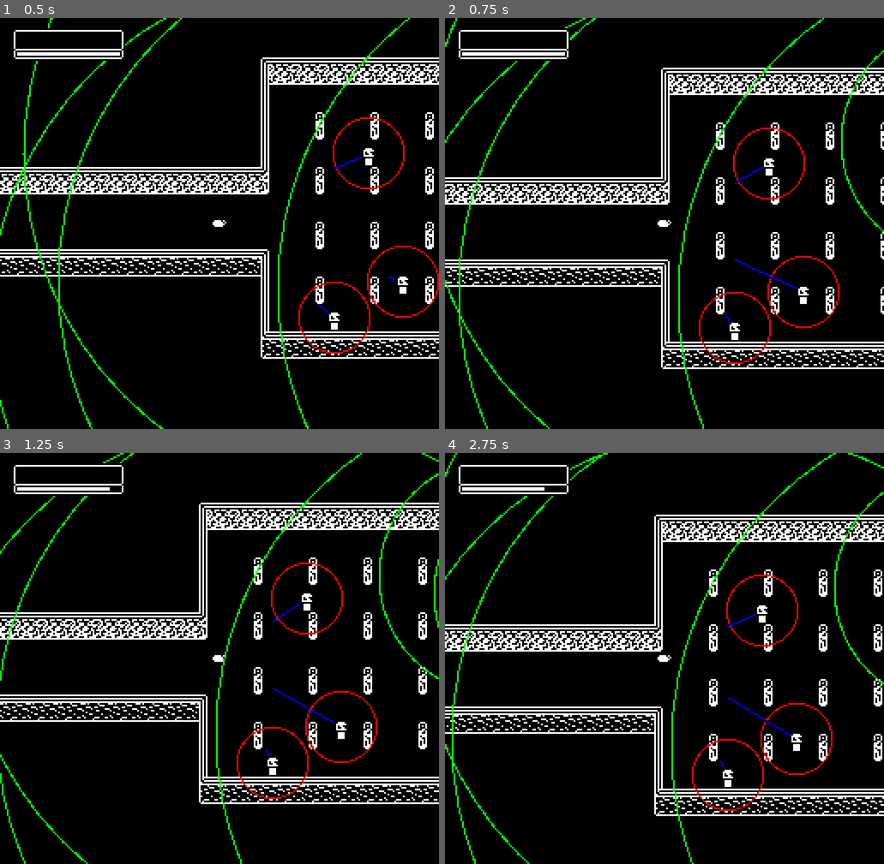
Above: before the commit, frames 1-4 (two rows, left to right).
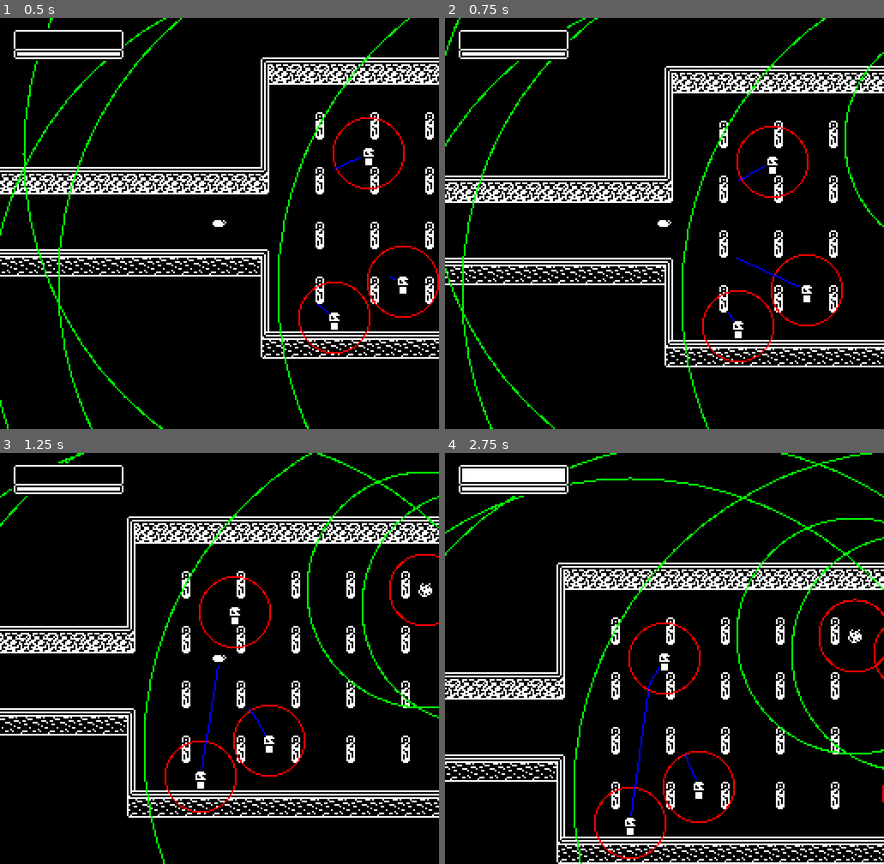
Above: after the commit, the same moments.

Repository: youknowedo/parasito
Game: Godot game, scene res://scenes/Master.tscn
Same seed, same stepped clock (60 frames per second), same inputs: the game is played once before the commit and once after it.
Inputs (mouse positions are in pixels of both pictures, inside the frame that each line leads up to):
- Up to frame 1 (0.5 s): no input
- Up to frame 2 (0.75 s): tap Enter at 0.5 s; move the mouse to (761, 202) at 0.52 s; hold D (move_right) from 0.53 s (still down); hold E (tertiary_action) from 0.53 s (still down)
- Up to frame 3 (1.25 s): keep holding D (move_right); keep holding E (tertiary_action)
- Up to frame 4 (2.75 s): move the mouse to (576, 679) at 1.27 s; release D (move_right) at 1.28 s; release E (tertiary_action) at 1.28 s; hold S (move_down) 1.28-2.03 s; click (576, 679) at 1.35 s; tap E (tertiary_action) at 1.55 s; move the mouse to (708, 568) at 2.02 s; hold D (move_right) from 2.03 s (still down); hold E (tertiary_action) from 2.03 s (still down); right-click (708, 568) at 2.1 s

Frame 1 is identical in both runs. In frame 2, 14% of the frame differs, in the area x 0-100%, y 0-100%; in frame 3, 18%; in frame 4, 21%.

Commit message:
Change player to state machine

Diff:
--- a/scenes/Master.gd
+++ b/scenes/Master.gd
@@ -20,7 +20,8 @@
 
 	current_room = rooms[current_room_index].instantiate()
 	current_room.position = Vector2.ZERO
-	player.actual_position = current_room.player_spawn_point.position
+	player.position = current_room.player_spawn_point.position
+	player.actual_position = player.position
 	current_room.enemies = enemies
 	exit_area.position = current_room.exit_point.position
 
--- a/scenes/objects/Player.tscn
+++ b/scenes/objects/Player.tscn
@@ -1,7 +1,13 @@
-[gd_scene load_steps=5 format=3 uid="uid://qyb5nrgqndmu"]
+[gd_scene load_steps=11 format=3 uid="uid://qyb5nrgqndmu"]
 
 [ext_resource type="Script" path="res://scripts/entities/Player.gd" id="1_yndod"]
 [ext_resource type="Texture2D" uid="uid://vbpuqie36xy6" path="res://sprites/parasite.png" id="2_tdph3"]
+[ext_resource type="Script" path="res://scripts/state_machines/StateMachine.gd" id="3_qlddb"]
+[ext_resource type="Script" path="res://scripts/state_machines/states/player/IdleState.gd" id="4_ywqco"]
+[ext_resource type="Script" path="res://scripts/state_machines/states/player/MovingState.gd" id="5_b7u2i"]
+[ext_resource type="Script" path="res://scripts/state_machines/states/player/LungingState.gd" id="6_ojp0b"]
+[ext_resource type="Script" path="res://scripts/state_machines/states/player/Possessing.gd" id="7_ekumq"]
+[ext_resource type="Script" path="res://scripts/state_machines/states/player/DeadState.gd" id="8_n4knn"]
 
 [sub_resource type="RectangleShape2D" id="RectangleShape2D_vvgu1"]
 size = Vector2(8, 8)
@@ -9,10 +15,10 @@
 [sub_resource type="RectangleShape2D" id="RectangleShape2D_ua5g8"]
 size = Vector2(4, 4)
 
-[node name="Player" type="CharacterBody2D" groups=["player"]]
+[node name="Player" type="CharacterBody2D" node_paths=PackedStringArray("state_machine") groups=["player"]]
 collision_layer = 2
 script = ExtResource("1_yndod")
-lunge_force = 8000.0
+state_machine = NodePath("StateMachine")
 speed = 1000.0
 max_health = 10
 health = 10
@@ -35,4 +41,24 @@
 
 [node name="Camera2D" type="Camera2D" parent="."]
 
-[connection signal="body_entered" from="Area2D" to="." method="_on_body_entered"]
+[node name="StateMachine" type="Node" parent="." node_paths=PackedStringArray("initial_state")]
+script = ExtResource("3_qlddb")
+initial_state = NodePath("Idle")
+
+[node name="Idle" type="Node" parent="StateMachine"]
+script = ExtResource("4_ywqco")
+
+[node name="Moving" type="Node" parent="StateMachine"]
+script = ExtResource("5_b7u2i")
+
+[node name="Lunging" type="Node" parent="StateMachine"]
+script = ExtResource("6_ojp0b")
+lunge_force = 8000.0
+
+[node name="Possessing" type="Node" parent="StateMachine"]
+script = ExtResource("7_ekumq")
+
+[node name="Dead" type="Node" parent="StateMachine"]
+script = ExtResource("8_n4knn")
+
+[connection signal="body_entered" from="Area2D" to="StateMachine/Lunging" method="_on_body_entered"]
--- a/scripts/entities/Player.gd
+++ b/scripts/entities/Player.gd
@@ -4,15 +4,9 @@
 signal player_health_set(health: int, max_health: int, host_health: int, max_host_health: int)
 signal died()
 
+@export var state_machine: StateMachine
 @export var passive_damage_timer_duration = 1.0
-@export var lunge_force = 500.0
-@export var lunge_duration = 0.2
-
 @onready var passive_damage_timer = passive_damage_timer_duration
-
-var is_lunging = false
-var lunge_timer = 0.0
-var lunge_direction = Vector2.ZERO
 
 var host: Host = null
 
@@ -20,71 +14,10 @@
 	player_health_set.emit(health, max_health, 0, 0)
 	actual_position = position
 
-func _process(delta):
-	if health <= 0:
-		return
-
-	if Input.is_action_just_pressed("tertiary_action"):
-		lunge()
-
-	if host:
-		return
-
-	passive_damage_timer -= delta
-	if passive_damage_timer <= 0:
-		passive_damage_timer = passive_damage_timer_duration
-		damage(1)
-
-	if is_lunging:
-		lunge_timer -= delta
-		if lunge_timer <= 0:
-			is_lunging = false
-
-			collision_mask = 0b0111
-
-		velocity = lunge_direction * lunge_force * delta
-
-	else:
-		var input_direction = Input.get_vector("move_left", "move_right", "move_up", "move_down")
-
-		velocity = input_direction * speed * delta
-
-	position = actual_position
-	move_and_slide()
-	actual_position = position
-	position = position.round()
-
-func lunge():
-	is_lunging = true
-	lunge_timer = lunge_duration
-
-	collision_mask = 0b0011
-
-	var mouse_position = get_global_mouse_position()
-	lunge_direction = (mouse_position - global_position).normalized()
-
-	if host:
-		host.occupier = null
-		host = null
-		collision_layer = 0b0010
-
-func _on_body_entered(body: Node2D) -> void:
-	if !body.is_in_group("host"):
-		return
-
-	position = body.global_position
-	actual_position = position
-	host = body
-	_on_health_set(health, host.health)
-	collision_layer = 0b0100
-	host.occupier = self
-
-	is_lunging = false
-	lunge_timer = 0.0
-
 func _on_health_set(_new_health: int, _max_health: int) -> void:
 	player_health_set.emit(health, max_health, host.health if host else 0, host.max_health if host else 0)
 
 func _on_damage():
 	if health <= 0:
+		state_machine._transition_to_next_state("Dead")
 		died.emit()
--- a/scripts/entities/hostiles/hosts/Guard.gd
+++ b/scripts/entities/hostiles/hosts/Guard.gd
@@ -1,7 +1,7 @@
 extends Host
 
 @export var attack_damage = 5
-@export var dash_force = 500.0
+@export var dash_force = 8000.0
 @export var dash_duration = 0.2
 
 var is_dashing = false
@@ -36,7 +36,6 @@
 
 		var direction = (attack_target.global_position - global_position).normalized()
 		velocity = direction * speed * delta
-		print(collision_mask)
 		move_and_slide()
 		return true
 	else:
--- /dev/null
+++ b/scripts/state_machines/State.gd
@@ -0,0 +1,18 @@
+class_name State extends Node
+
+signal finished(_next_state_path: String, _data: Dictionary)
+
+func handle_input(_event: InputEvent) -> void:
+	pass
+
+func update(_delta: float) -> void:
+	pass
+
+func physics_update(_delta: float) -> void:
+	pass
+
+func enter(_previous_state_path: String, _data := {}) -> void:
+	pass
+
+func exit() -> void:
+	pass
--- /dev/null
+++ b/scripts/state_machines/StateMachine.gd
@@ -0,0 +1,38 @@
+class_name StateMachine extends Node
+
+@export var initial_state: State = null
+
+@onready var state: State = (func get_initial_state() -> State:
+	return initial_state if initial_state != null else get_child(0)
+).call()
+
+
+func _ready() -> void:
+	for state_node: State in find_children("*", "State"):
+		state_node.finished.connect(_transition_to_next_state)
+
+	await owner.ready
+	state.enter("")
+
+
+func _unhandled_input(event: InputEvent) -> void:
+	state.handle_input(event)
+
+
+func _process(delta: float) -> void:
+	state.update(delta)
+
+
+func _physics_process(delta: float) -> void:
+	state.physics_update(delta)
+
+
+func _transition_to_next_state(target_state_path: String, data: Dictionary = {}) -> void:
+	if not has_node(target_state_path):
+		printerr(owner.name + ": Trying to transition to state " + target_state_path + " but it does not exist.")
+		return
+
+	var previous_state_path := state.name
+	state.exit()
+	state = get_node(target_state_path)
+	state.enter(previous_state_path, data)
--- /dev/null
+++ b/scripts/state_machines/states/player/DeadState.gd
@@ -0,0 +1 @@
+extends PlayerState
--- /dev/null
+++ b/scripts/state_machines/states/player/IdleState.gd
@@ -0,0 +1,9 @@
+extends PlayerState
+
+func update(_delta: float):
+    if Input.is_action_just_pressed("tertiary_action"):
+        finished.emit(LUNGING)
+        return
+    if Input.get_vector("move_left", "move_right", "move_up", "move_down") != Vector2.ZERO:
+        finished.emit(MOVING)
+        return
--- /dev/null
+++ b/scripts/state_machines/states/player/LungingState.gd
@@ -0,0 +1,48 @@
+extends PlayerState
+
+@export var lunge_force = 500.0
+@export var lunge_duration = 0.2
+
+var lunge_timer = 0.0
+var lunge_direction = Vector2.ZERO
+
+func enter(_previous_state_path: String, _data := {}) -> void:
+    lunge_timer = lunge_duration
+
+    player.collision_mask = 0b0011
+
+    var mouse_position = player.get_global_mouse_position()
+    lunge_direction = (mouse_position - player.position).normalized()
+
+    if player.host:
+        player.host.occupier = null
+        player.host = null
+        player.collision_layer = 0b0010
+
+func physics_update(_delta: float) -> void:
+    lunge_timer -= _delta
+
+    if lunge_timer <= 0:
+        finished.emit(IDLE)
+        return
+
+    player.velocity = lunge_direction * lunge_force * _delta
+
+    player.position = player.actual_position
+    player.move_and_slide()
+    player.actual_position = player.position
+    player.position = player.position.round()
+
+func exit() -> void:
+    player.collision_mask = 0b0111
+
+func _on_body_entered(body: Node2D) -> void:
+    print("body entered")
+    if !body.is_in_group("host"):
+        return
+
+    player.host = body
+    player.host.occupier = player
+    player._on_health_set(player.health, body.health)
+
+    finished.emit(POSSESSING)
--- /dev/null
+++ b/scripts/state_machines/states/player/MovingState.gd
@@ -0,0 +1,18 @@
+extends PlayerState
+
+func physics_update(_delta: float) -> void:
+    var direction = Input.get_vector("move_left", "move_right", "move_up", "move_down")
+
+    if Input.is_action_pressed("tertiary_action"):
+        finished.emit(LUNGING)
+        return
+    if direction == Vector2.ZERO:
+        finished.emit(IDLE)
+        return
+
+    player.velocity = direction * player.speed * _delta
+
+    player.position = player.actual_position
+    player.move_and_slide()
+    player.actual_position = player.position
+    player.position = player.position.round()
--- /dev/null
+++ b/scripts/state_machines/states/player/PlayerState.gd
@@ -0,0 +1,13 @@
+class_name PlayerState extends State
+
+const IDLE = "Idle"
+const MOVING = "Moving"
+const LUNGING = "Lunging"
+const POSSESSING = "Possessing"
+
+var player: Player
+
+func _ready() -> void:
+	await owner.ready
+	player = owner as Player
+	assert(player != null, "The PlayerState state type must be used only in the player scene. It needs the owner to be a Player node.")
--- /dev/null
+++ b/scripts/state_machines/states/player/Possessing.gd
@@ -0,0 +1,9 @@
+extends PlayerState
+
+func enter(_previous_state_path: String, _data := {}) -> void:
+    player.collision_layer = 0b0100
+
+func update(_delta: float) -> void:
+    if Input.is_action_just_pressed("tertiary_action"):
+        finished.emit(LUNGING)
+        return
